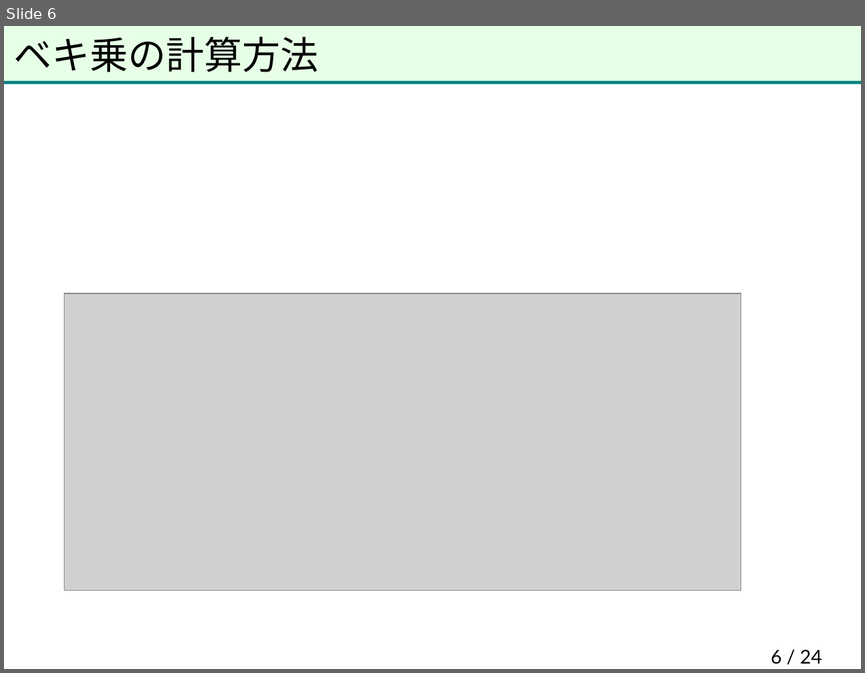
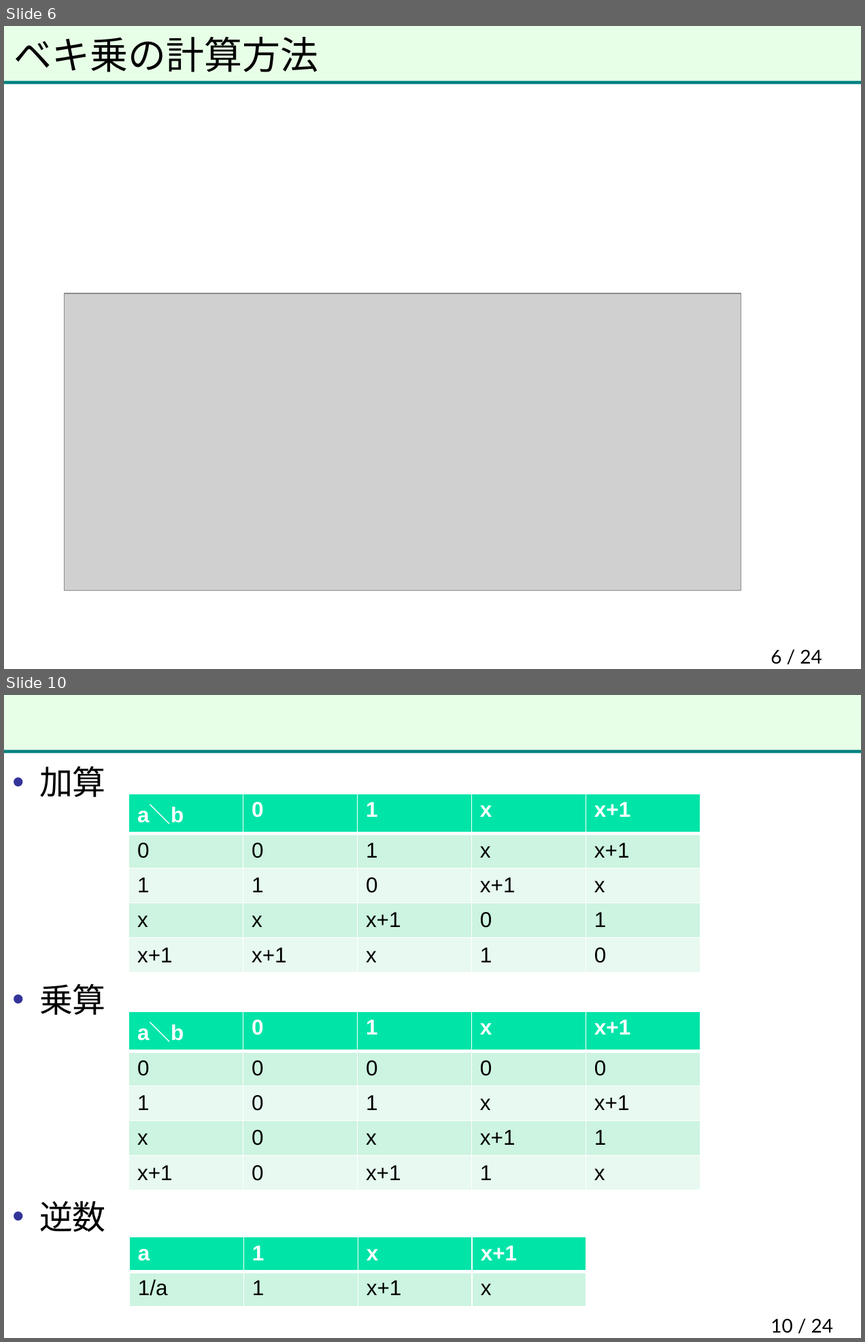
Before and after one commit to herumi/anninbon, a slide deck: lec/anninbon5.pptx. Shown one above the other, each under a label of ours: slide 6 before the commit, slides 6 and 10 after it; the slides between them are not shown. The pictures are 865x673 and 865x1342 pixels, drawn with LibreOffice and Linux fonts; fonts in the diff are those of the drawing; grey boxes stand for pictures; background and template pictures are left out. Boxes give left, top, right and bottom in pixels: in the first picture for what was removed or moved away, otherwise in the second. Text is boxed around its words. In the diff, an @@ line names an element or a change of style, - is before the commit and + after.

```diff
--- a/lec/anninbon5.pptx
+++ b/lec/anninbon5.pptx
@@ slide 10 added at (4,695,861,1338), background #FFFFFF; not listed: 2 template elements that a slide beside it also shows @@
@@ text added at (39,766,106,1232), 28 pt, text #000000 @@
+• 加算
+• 乗算
+• 逆数
@@ table added at (129,794,699,968), 5 rows, 5 columns @@
+a＼b | 0 | 1 | x | x+1
+0 | 0 | 1 | x | x+1
+1 | 1 | 0 | x+1 | x
+x | x | x+1 | 0 | 1
+x+1 | x+1 | x | 1 | 0
@@ table added at (129,1011,699,1185), 5 rows, 5 columns @@
+a＼b | 0 | 1 | x | x+1
+0 | 0 | 0 | 0 | 0
+1 | 0 | 1 | x | x+1
+x | 0 | x | x+1 | 1
+x+1 | 0 | x+1 | 1 | x
@@ table added at (129,1236,585,1306), 2 rows, 4 columns @@
+a | 1 | x | x+1
+1/a | 1 | x+1 | x
@@ page number added at (770,1318,833,1333), 16 pt, text #000000 @@
+10 / 24
```
Also in this commit, not shown: 1 slide changed, 3 other slides added.
